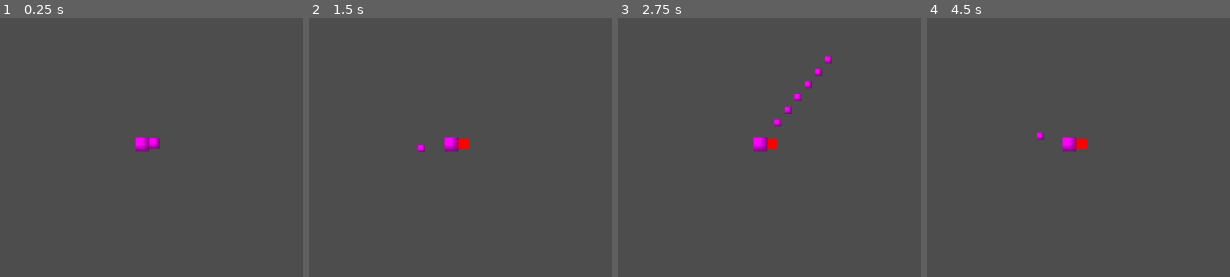
Above: before the commit, frames 1-4 (left to right).
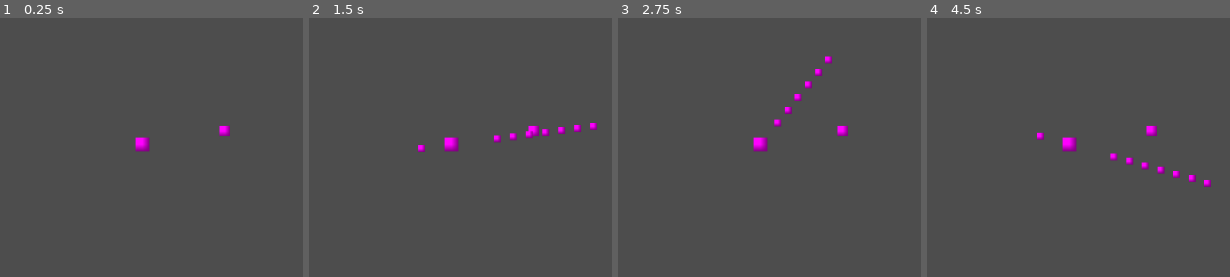
Above: after the commit, the same moments.

Repository: Byrdhouse-Development/Test-Game-01
Game: Godot game, scene res://Assets/Scenes/Levels/testScene.tscn
Same seed, same stepped clock (60 frames per second), same inputs: the game is played once before the commit and once after it.
Inputs (mouse positions are in pixels of both pictures, inside the frame that each line leads up to):
- Up to frame 1 (0.25 s): no input
- Up to frame 2 (1.5 s): tap Enter at 0.5 s; move the mouse to (outside the picture) at 0.52 s; press the mouse at (outside the picture) at 0.53 s; move the mouse to (outside the picture) at 1.27 s; release the mouse at (outside the picture) at 1.28 s; click (outside the picture) at 1.35 s
- Up to frame 3 (2.75 s): move the mouse to (839, 46) at 2.02 s; press the mouse at (839, 46) at 2.03 s
- Up to frame 4 (4.5 s): tap Space at 2.75 s; move the mouse to (1030, 235) at 2.77 s; release the mouse at (1030, 235) at 2.78 s; click (1030, 235) at 2.85 s; tap Enter at 3.5 s; move the mouse to (outside the picture) at 3.52 s; press the mouse at (outside the picture) at 3.53 s; move the mouse to (outside the picture) at 4.27 s; release the mouse at (outside the picture) at 4.28 s; click (outside the picture) at 4.35 s

The runs differ from the first frame. In frame 1, 0.3% of the frame differs, in the area x 49-76%, y 41-51%; in frame 2, 0.7%; in frame 3, 0.3%; in frame 4, 0.8%, in the area x 49-94%, y 41-66%.
Error after the commit: Parse Error: Identifier "waveCount" not declared in the current scope. (res://Assets/Scripts/enemy.gd:57)

Commit message:
Refactor enemy spawning logic and scene script setup
Moved enemy spawning variables and timer logic from global.gd to enemy.gd. Updated testScene.tscn to use a local script instead of referencing global.gd, and added placeholder properties to the Enemy node. This change improves code organization by localizing enemy-specific logic.

Diff:
--- a/robot_shooter/Assets/Scenes/Levels/testScene.tscn
+++ b/robot_shooter/Assets/Scenes/Levels/testScene.tscn
@@ -1,11 +1,14 @@
 [gd_scene load_steps=4 format=3 uid="uid://c35l2dw1q0wxs"]
 
-[ext_resource type="Script" uid="uid://b8kpgjcvmwo5k" path="res://Assets/Scripts/global.gd" id="1_hyj2i"]
 [ext_resource type="PackedScene" uid="uid://b2im1khaop3e8" path="res://Assets/Scenes/Objects/player.tscn" id="2_loyo3"]
 [ext_resource type="PackedScene" uid="uid://boa3ap6lid7hd" path="res://Assets/Scenes/Objects/enemy.tscn" id="3_sd4fk"]
 
+[sub_resource type="GDScript" id="GDScript_tnknf"]
+script/source = "extends Node2D
+"
+
 [node name="Node2D" type="Node2D"]
-script = ExtResource("1_hyj2i")
+script = SubResource("GDScript_tnknf")
 
 [node name="Player" parent="." instance=ExtResource("2_loyo3")]
 
@@ -13,6 +16,9 @@
 
 [node name="Enemy" parent="." instance=ExtResource("3_sd4fk")]
 position = Vector2(119, -19)
+maxHealth = null
+health = null
+speed = null
 
 [node name="SpawnTimer" type="Timer" parent="."]
 wait_time = 10.0
--- a/robot_shooter/Assets/Scripts/enemy.gd
+++ b/robot_shooter/Assets/Scripts/enemy.gd
@@ -45,3 +45,34 @@
 	if body.get_groups()[0] == "Player":
 		body.health -= 1
 		queue_free() # Destroys the bullet after it collides with something
+
+
+
+
+var enemyScene : PackedScene = preload("res://Assets/Scenes/Objects/enemy.tscn") # The enemy scene for spawning new enemies
+@onready var spawnTimer : Timer = $SpawnTimer # Reference to the timer under the enemy scene
+
+func _on_spawn_timer_timeout() -> void:
+	print("Timer over")
+	waveCount += 1
+	print(_randomPosition())
+
+	# Enemy scene fails to instantiate because it has a reference to the player that fails to initialize
+
+	#var enemy = enemyScene.instantiate()
+	#get_tree().root.add_child(enemy) # This adds the enemy to the current scene to be spawned
+
+	#enemy.global_position =  _randomPosition()# Puts the new enemy at a random location
+
+
+func _randomPosition() -> Vector2:
+	var x : float = randf() * 1152
+	var y : float = randf() * 648
+	var xNeg : float = randf()
+	var yNeg : float = randf()
+	if xNeg >= .51:
+		x *= -1
+	if yNeg >= .51:
+		y *= -1
+	var pos = Vector2(x,y)
+	return pos
--- a/robot_shooter/Assets/Scripts/global.gd
+++ b/robot_shooter/Assets/Scripts/global.gd
@@ -5,8 +5,6 @@
 @export var wave : int = 0 # The amount of waves that have begun
 @export var currency : int = 0 # "Score" mechanic to track points to spend on upgrades
 
-var enemyScene : PackedScene = preload("res://Assets/Scenes/Objects/enemy.tscn") # The enemy scene for spawning new enemies
-@onready var spawnTimer : Timer = $SpawnTimer # Reference to the timer under the enemy scene
 
 func _ready() -> void:
 	wave += 1 # Set the initial wave number
@@ -17,6 +15,10 @@
 		wave += 1 # Increase the wave number
 		waveSize *= 2 # Change the nescessary size of the group according to the wave number
 		waveCount = 0 # Reset the wave count for the new wave
+
+
+var enemyScene : PackedScene = preload("res://Assets/Scenes/Objects/enemy.tscn") # The enemy scene for spawning new enemies
+@onready var spawnTimer : Timer = $SpawnTimer # Reference to the timer under the enemy scene
 
 func _on_spawn_timer_timeout() -> void:
 	print("Timer over")
